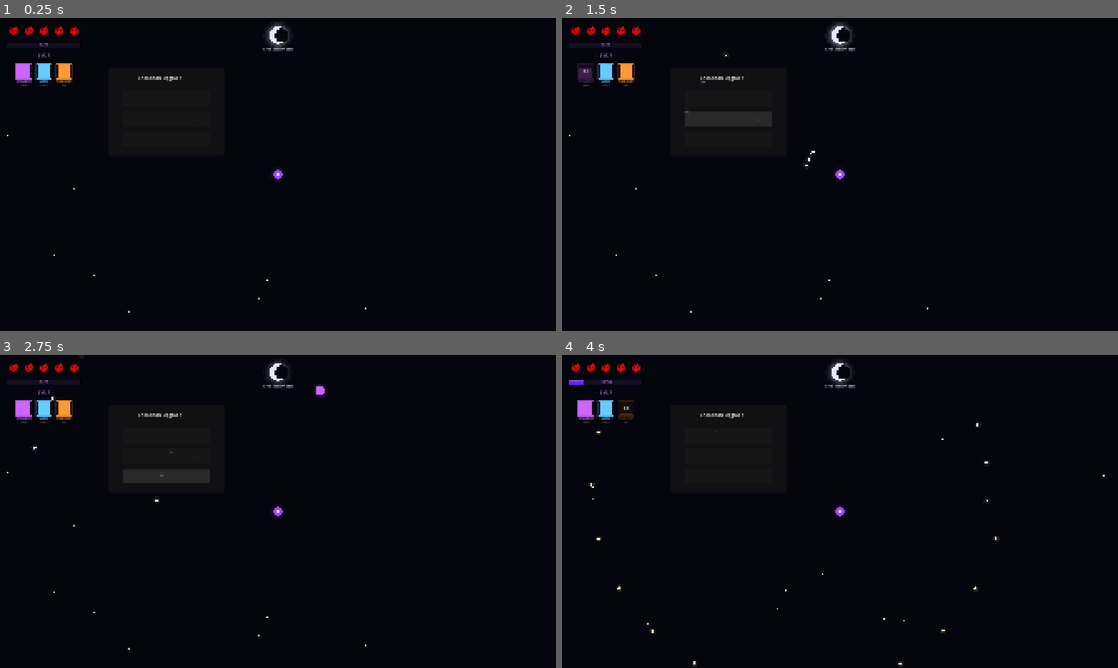
Above: before the commit, frames 1-4 (two rows, left to right).
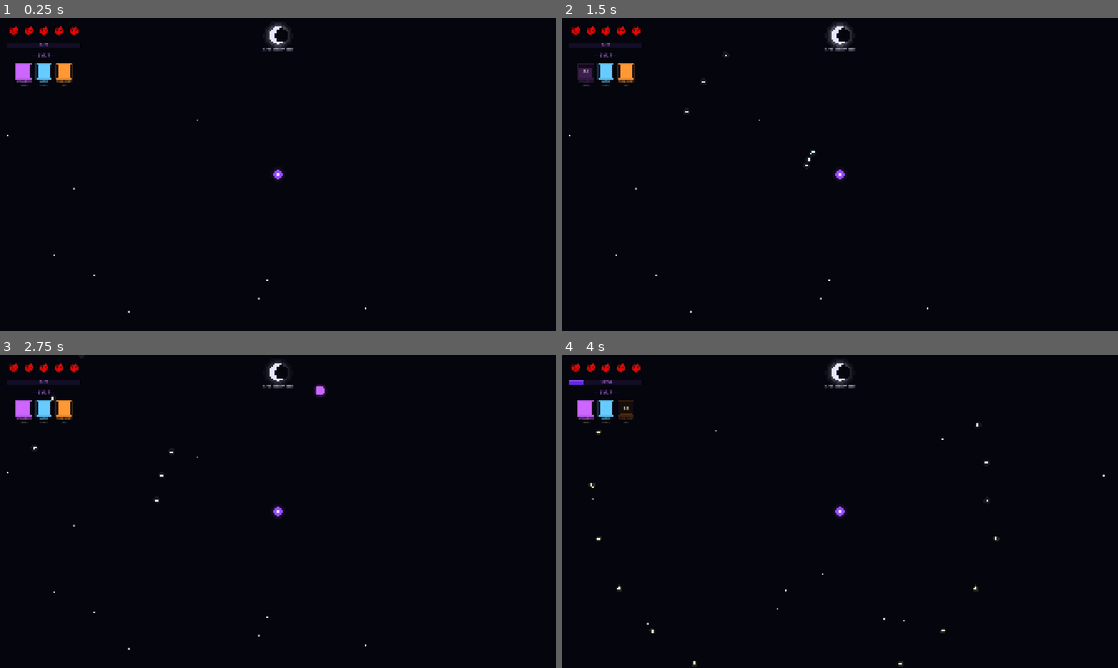
Above: after the commit, the same moments.

Repository: Himanshu-Jorwal/Disorder
Game: Godot game, scene res://Scenes/Game/world.tscn
Same seed, same stepped clock (60 frames per second), same inputs: the game is played once before the commit and once after it. This scene is started directly instead of the project's main scene.
Inputs (mouse positions are in pixels of both pictures, inside the frame that each line leads up to):
- Up to frame 1 (0.25 s): no input
- Up to frame 2 (1.5 s): click (728, 99) at 0.52 s; click (728, 118) at 1.27 s
- Up to frame 3 (2.75 s): click (166, 477) at 2.02 s
- Up to frame 4 (4 s): tap Enter at 2.75 s; move the mouse to (962, 495) at 2.77 s; hold D 2.78-3.53 s; hold X 2.78-3.53 s; click (962, 495) at 2.92 s; move the mouse to (728, 527) at 3.52 s; hold S from 3.53 s (still down); tap X at 3.6 s

The runs differ from the first frame. In frame 1, less than 0.1% of the frame differs, in the area x 24-36%, y 18-33%; in frame 2, 0.8%, in the area x 22-38%, y 18-35%; in frame 3, 0.7%; in frame 4, less than 0.1%.
Error in both runs: Invalid call. Nonexistent function 'get_character' in base 'Nil'. (res://Scripts/Game/player.gd:162)

Commit message:
Replace upgrade menu scene nodes with UpgradeDraw

Diff:
--- a/Disorder-0.0.1/Scenes/UI/upgrade_menu.tscn
+++ b/Disorder-0.0.1/Scenes/UI/upgrade_menu.tscn
@@ -1,41 +1,10 @@
 [gd_scene format=3 uid="uid://b5vd3mim2637n"]
 
 [ext_resource type="Script" uid="uid://ba7jof5upwtev" path="res://Scripts/UI/upgrade_menu.gd" id="1_qvtwy"]
+[ext_resource type="Script" uid="uid://bb4ip8ghlao3a" path="res://Scripts/UI/upgrade_draw.gd" id="2_udraw"]
 
 [node name="UpgradeMenu" type="CanvasLayer" unique_id=1447626849]
 script = ExtResource("1_qvtwy")
 
-[node name="Panel" type="Panel" parent="." unique_id=2141606029]
-offset_left = 376.0
-offset_top = 174.0
-offset_right = 776.0
-offset_bottom = 474.0
-
-[node name="Title" type="Label" parent="Panel" unique_id=1927487920]
-layout_mode = 0
-offset_left = 100.0
-offset_top = 20.0
-offset_right = 140.0
-offset_bottom = 43.0
-text = "Choose an Upgrade"
-
-[node name="Option1" type="Button" parent="Panel" unique_id=1666698075]
-layout_mode = 0
-offset_left = 50.0
-offset_top = 80.0
-offset_right = 350.0
-offset_bottom = 130.0
-
-[node name="Option2" type="Button" parent="Panel" unique_id=384737475]
-layout_mode = 0
-offset_left = 50.0
-offset_top = 150.0
-offset_right = 350.0
-offset_bottom = 200.0
-
-[node name="Option3" type="Button" parent="Panel" unique_id=326108597]
-layout_mode = 0
-offset_left = 50.0
-offset_top = 220.0
-offset_right = 350.0
-offset_bottom = 270.0
+[node name="UpgradeDraw" type="Node2D" parent="." unique_id=2051973571]
+script = ExtResource("2_udraw")
